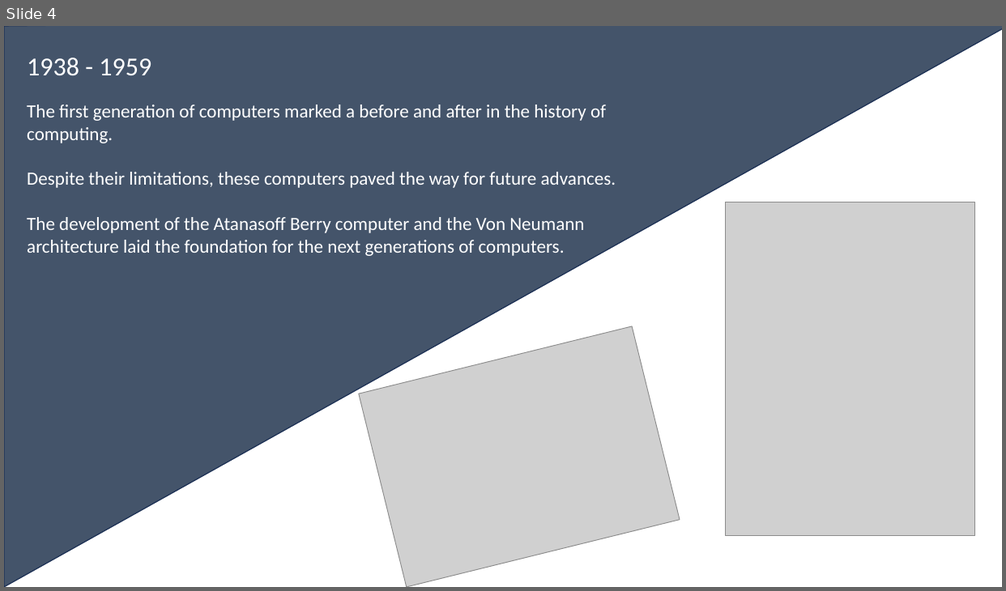
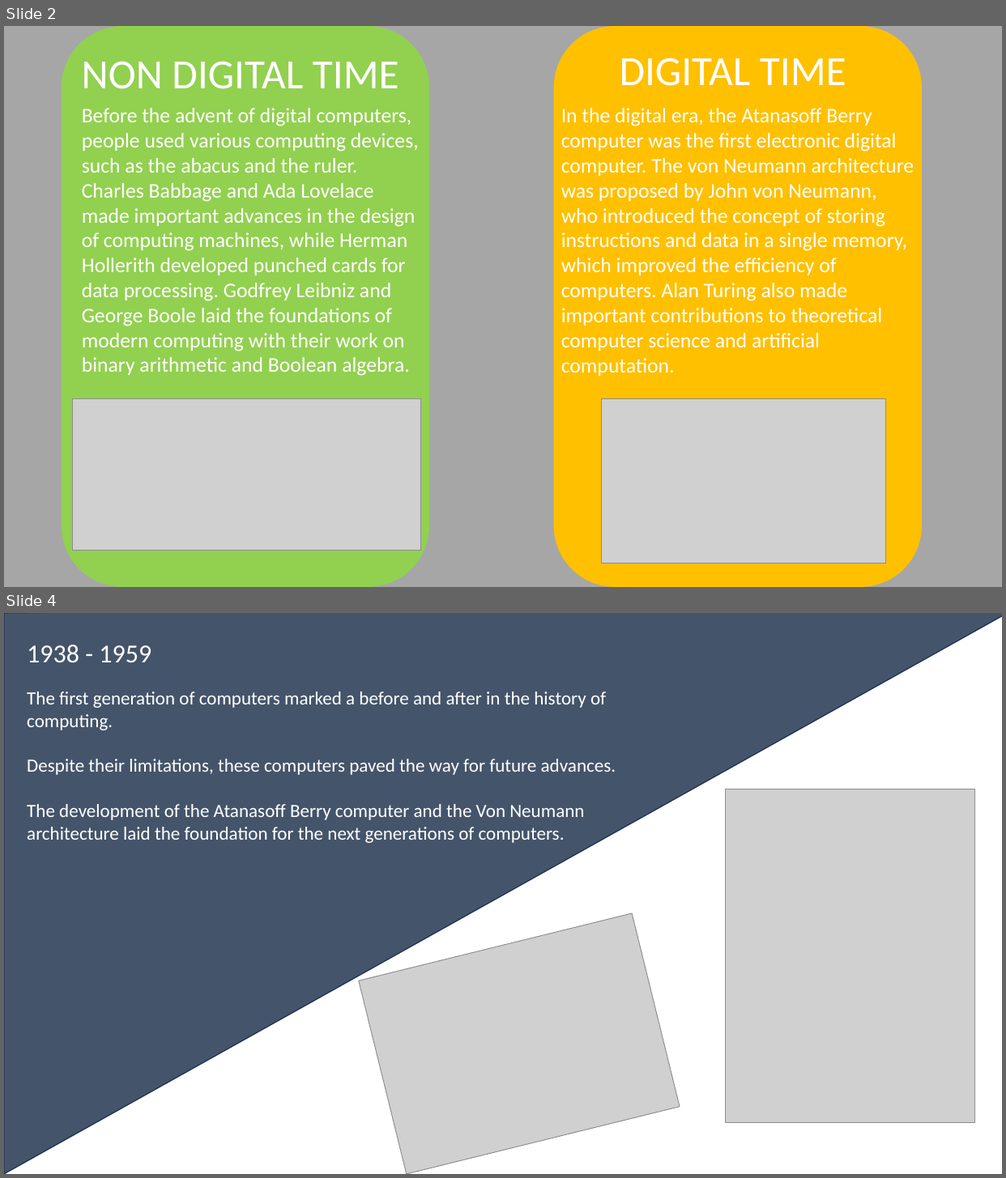
Before and after one commit to Franciscomr10/DAM, a slide deck: Sistemas Informaticos/UD1/Trabajo historia sistema informaticos.pptx. Shown one above the other, each under a label of ours: slide 4 before the commit, slides 2 and 4 after it; the slides between them are not shown. The pictures are 1006x591 and 1006x1178 pixels, drawn with LibreOffice and Linux fonts; fonts in the diff are those of the drawing; grey boxes stand for pictures; background and template pictures are left out. Boxes give left, top, right and bottom in pixels: in the first picture for what was removed or moved away, otherwise in the second. Text is boxed around its words. In the diff, an @@ line names an element or a change of style, - is before the commit and + after.

```diff
--- a/Sistemas Informaticos/UD1/Trabajo historia sistema informaticos.pptx
+++ b/Sistemas Informaticos/UD1/Trabajo historia sistema informaticos.pptx
@@ slide 2 added at <box>4,26,1002,587</box>, background #FFFFFF @@
@@ rectangle added at <box>4,26,1002,587</box>, fill #A6A6A6, outline #1E3256 1 pt @@
@@ rounded rectangle added at <box>62,26,430,587</box>, fill #92D050 @@
@@ rounded rectangle added at <box>554,26,923,587</box>, fill #FFC000 @@
@@ text added at <box>82,61,399,89</box>, 40 pt, text #FFFFFF @@
+NON DIGITAL TIME
@@ text added at <box>620,58,846,86</box>, 40 pt, text #FFFFFF @@
+DIGITAL TIME
@@ text added at <box>82,108,419,376</box>, 20 pt, text #FFFFFF @@
+Before the advent of digital computers, people used various computing devices, such as the abacus and the ruler. Charles Babbage and Ada Lovelace made important advances in the design of computing machines, while Herman Hollerith developed punched cards for data processing. Godfrey Leibniz and George Boole laid the foundations of modern computing with their work on binary arithmetic and Boolean algebra.
@@ text added at <box>561,108,914,376</box>, 20 pt, text #FFFFFF @@
+In the digital era, the Atanasoff Berry computer was the first electronic digital computer. The von Neumann architecture was proposed by John von Neumann, who introduced the concept of storing instructions and data in a single memory, which improved the efficiency of computers. Alan Turing also made important contributions to theoretical computer science and artificial computation.
@@ picture added at <box>73,399,421,551</box> @@
@@ picture added at <box>602,399,886,564</box> @@
```
Also in this commit, not shown: 1 slide changed, 5 other slides added, 2 slides removed, 3 other files.
